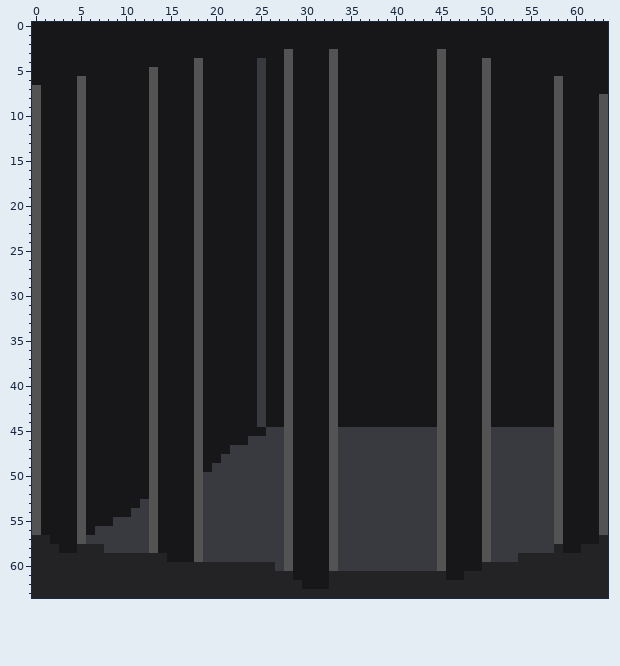
Pixel-art sprite -- PixelArts/Hucre.png. That is the earlier state.
The file is 64x64 pixels. Colours within 5 levels of each other are drawn and written as one.
After the commit:
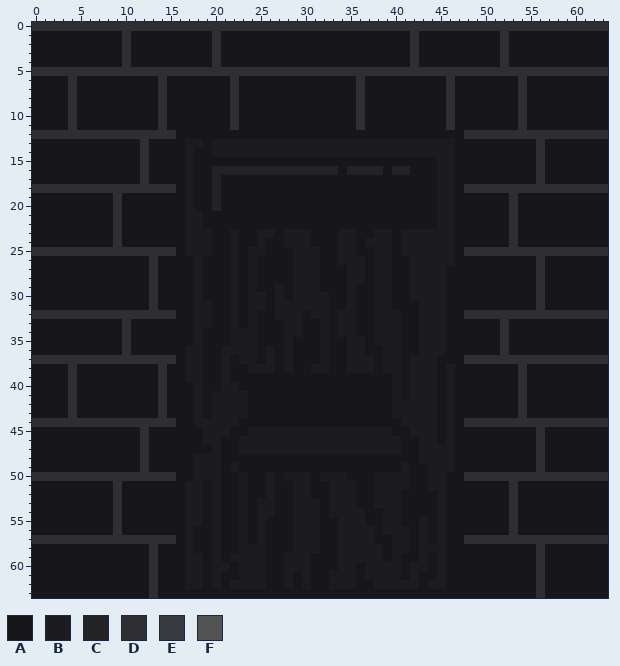
Palette (. is transparent): A #17171a  B #1c1c20  C #232326  D #2e2e33  E #393940  F #535353
Difference:
Changed rows in their new state; - is an unchanged pixel.
first column x 0:
 0 DDDDDDDDDDDDDDDDDDDDDDDDDDDDDDDDDDDDDDDDDDDDDDDDDDDDDDDDDDDDDDDD
 1 ----------D---------D---------------------D---------D-----------
 2 ----------D---------D---------------------D---------D-----------
 3 ----------D---------D-------A----A--------D--A------D-----------
 4 ----------D-------A-D----A--A----A--------D--A----A-D-----------
 5 DDDDDDDDDDDDDDDDDDDDDDDDDDDDDDDDDDDDDDDDDDDDDDDDDDDDDDDDDDDDDDDD
 6 ----DA-------AD---A---D--A--A----A--D--------AD---A---D---A-----
 7 A---DA-------AD---A---D--A--A----A--D--------AD---A---D---A-----
 8 A---DA-------AD---A---D--A--A----A--D--------AD---A---D---A----A
 9 A---DA-------AD---A---D--A--A----A--D--------AD---A---D---A----A
10 A---DA-------AD---A---D--A--A----A--D--------AD---A---D---A----A
11 A---DA-------AD---A---D--A--A----A--D--------AD---A---D---A----A
12 DDDDDDDDDDDDDDDD--A------A--A----A-----------A--DDDDDDDDDDDDDDDD
13 A----A------DA---BB-BBBBBBBBBBBBBBBBBBBBBBBBBBB---A-----D-A----A
14 A----A------DA---BA-BBBBBBBBBBBBBBBBBBBBBBBBBBB---A-----D-A----A
15 A----A------DA---BA------A--A----A-----------BB---A-----D-A----A
16 A----A------DA---BA-CCCCCCCCCCCCCC-CCCC-CC---BB---A-----D-A----A
17 A----A------DA---BA-C----A--A----A-----------BB---A-----D-A----A
18 DDDDDDDDDDDDDDDD-BA-C----A--A----A-----------BB-DDDDDDDDDDDDDDDD
19 A----A---D---A---BA-C----A--A----A-----------BB---A--D----A----A
20 A----A---D---A---BA-C----A--A----A-----------BB---A--D----A----A
21 A----A---D---A---BB------A--A----A-----------BB---A--D----A----A
22 A----A---D---A---BB------A--A----A-----------BB---A--D----A----A
23 A----A---D---A---BBB--B--BB-BBB--ABB--BB-BBBBBB---A--D----A----A
24 A----A---D---A---BBB--B--B--BBB--ABB-BBB-BBBBBB---A--D----A----A
25 DDDDDDDDDDDDDDDD-BBB--B-BB--ABBB-ABB--BB-BBBBBB-DDDDDDDDDDDDDDDD
26 A----A-------D----B---B-BA--ABBB-ABBB-BB--BBBBB---A-----D-A----A
27 A----A-------D----B---B-BA--ABBB-A-BB-BB--BBBB----A-----D-A----A
28 A----A-------D----B---B-BA--ABBB-A-BB-BB--BBBB----A-----D-A----A
29 A----A-------D----B---B-BA-BABBB-A-B--BB--BBBB----A-----D-A----A
30 A----A-------D----B---B-BB-BABBBBA-B--BB--BBBB----A-----D-A----A
31 A----A-------D----BB--B-BB-BBBBBBA-B--BB---BBB----A-----D-A----A
32 DDDDDDDDDDDDDDDD--BB--B-BA-BBB-BBABB--BBB--BBB--DDDDDDDDDDDDDDDD
33 A----A----D--A----BB--B-BA--BB--BABB--BBB--BBB----A-D-----A----A
34 A----A----D--A----B---BBBA--BB--BABB--BBB--BBB----A-D-----A----A
35 A----A----D--A----B---BBBA--B---BA-BB-BBB--BBB----A-D-----A----A
36 A----A----D--A---BB--BBBBAB-B---BA-BB--BB--BBB----A-D-----A----A
37 DDDDDDDDDDDDDDDD-BB--B-BBAB-B---BA-BBB-BB-BBBA--DDDDDDDDDDDDDDDD
38 A---DA-------AD--BB--B--BBB-B--BBA-BBB-BB-BBBAB---A---D---A----A
39 A---DA-------AD--BB--B---A--A----A------B-BBBAB---A---D---A----A
40 A---DA-------AD---B--BB--A--A----A------B-BBBAB---A---D---A----A
41 A---DA-------AD---B-BBBB-A--A----A------B-BBBAB---A---D---A----A
42 A---DA-------AD---B-BBBB-A--A----A------BBBBBAB---A---D---A----A
43 A---DA-------AD---B-BBBB-A--A----A------BBBBBAB---A---D---A----A
44 DDDDDDDDDDDDDDDD--BBBBB--A--A----A-------BBBBAB-DDDDDDDDDDDDDDDD
45 A----A------DA----ABBB--BBBBBBBBBBBBBBBBAABBBAB---AAAAAADAA----A
46 A----A------DA----ABB--BBBBBBBBBBBBBBBBBBAABBAB---AAAAAADAA----A
47 A----A------DA----A-B-ABBBBBBBBBBBBBBBBBBAABBBB---AAAAAADAA----A
48 A----A------DA----BBBAAAAAAAA----AAAAAAAAAABBBB---AAAAAADAA----A
49 A----A------DA----BBBABAAAAAA----AAAAAAAABAABBB---AAAAAADAA----A
50 DDDDDDDDDDDDDDDD--BBBAABAABABBB-BBBAAABBBBAABB--DDDDDDDDDDDDDDDD
51 A----A---D---A---BBABAABAABAABB--BBBAABBBBAABB----AAADAAAAA----A
52 A----A---D---A---BBABAABAABAABB--BBBAABBBAAAAB----AAADAAAAA----A
53 A----A---D--AA---BBABAABABBAABBB-BBBAABBBAAAAB----AAADAAAAA----A
54 A----A---D-AAA---BBABAABABBAABBB-BBBBAABBAAAAB----AAADAAAAA----A
55 A----A---DAAAA---BBABAABABAAABBB-ABBBAABBAABAB----AAADAAAAA----A
56 A----A-AADAAAA---BAABAABABAAABBB-ABBBBABBBABAB----AAADAAAAA----A
57 DDDDDDDDDDDDDDDD-BAABAABABAAABBB-ABBBBAABBABAB--DDDDDDDDDDDDDDDD
58 AAA--AAAAAAAAD---BAABAABBBAAABBB-ABBBBBABBABBB----AAAAAADAA--AAA
59 AAAAAAAAAAAAADA--BBABABBBBAABBB--ABBBBBABAABAB----AAAAAADAAAAAAA
60 AAAAAAAAAAAAADAAABBABBABBBAABBB--ABBABBBBABBAB----AAAAAADAAAAAAA
61 AAAAAAAAAAAAADAAABBABAABBBAAB-B--BBBABBBBABAAB--AAAAAAAADAAAAAAA
62 AAAAAAAAAAAAADAAABBABABBBBAABAB--BBBAABBBBBABBAAAAAAAAAADAAAAAAA
63 AAAAAAAAAAAAADAAAAAAAAAAAAAAAAAAAAAAAAAAAAAAAAAAAAAAAAAADAAAAAAA
Changed places in both pictures, as pixel boxes (x1, y1, x2, y2):
changed: (32, 22, 608, 598)
